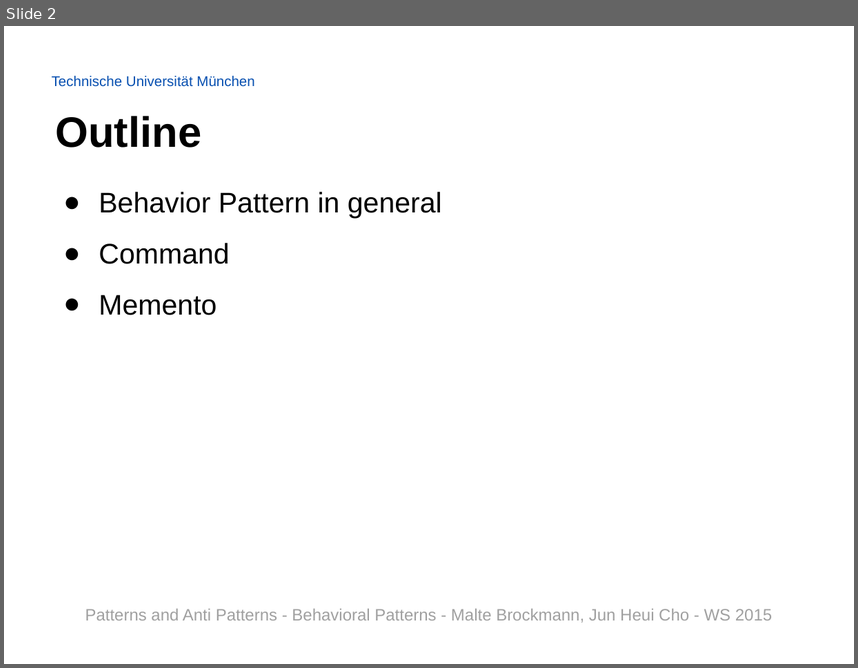
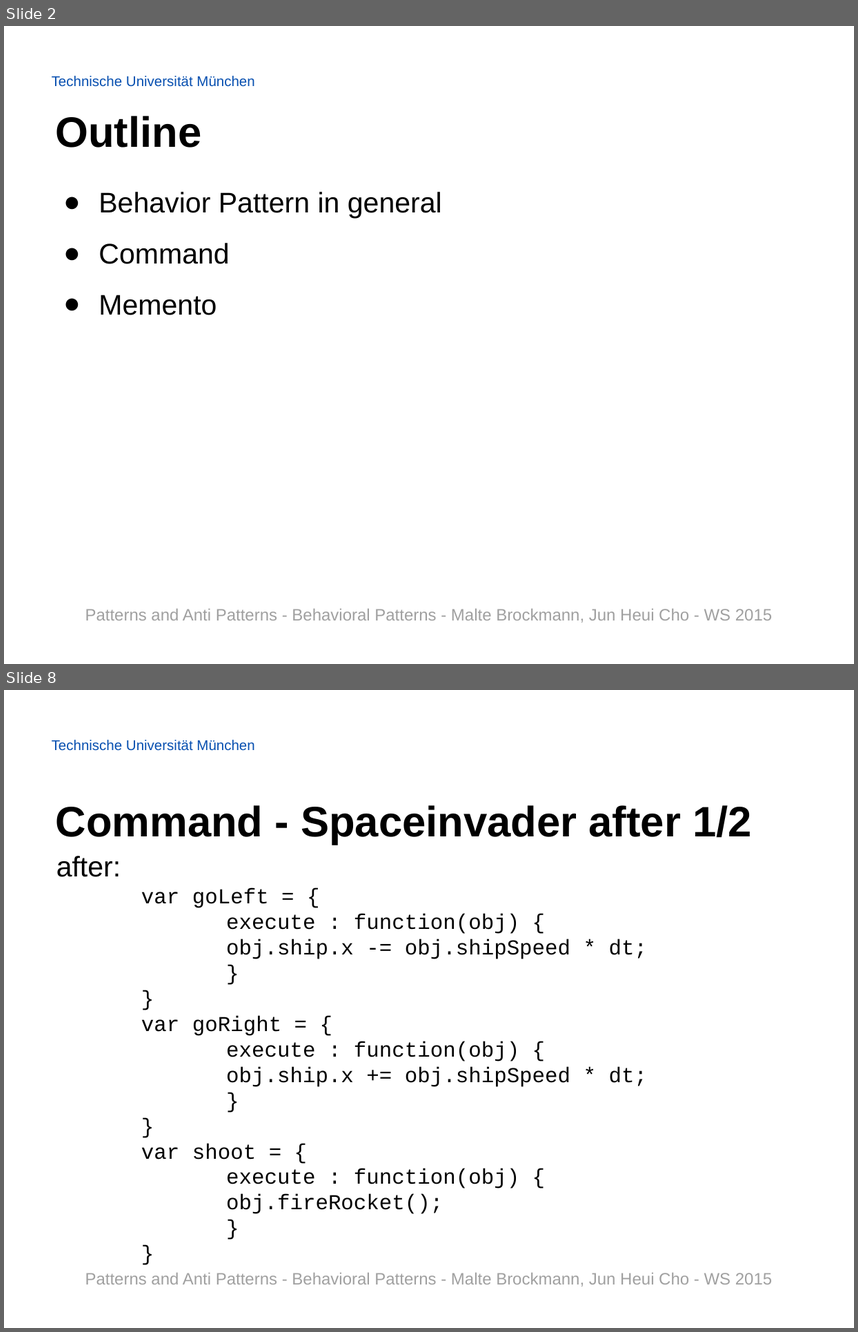
Before and after one commit to Painted6/Behavioral-design-patterns, a slide deck: Behavioral Patterns - JS Patterns and Anti Patterns.pptx. Shown one above the other, each under a label of ours: slide 2 before the commit, slides 2 and 8 after it; the slides between them are not shown. The pictures are 858x668 and 858x1332 pixels, drawn with LibreOffice and Linux fonts; fonts in the diff are those of the drawing; background and template pictures are left out. Boxes give left, top, right and bottom in pixels: in the first picture for what was removed or moved away, otherwise in the second. Text is boxed around its words. In the diff, an @@ line names an element or a change of style, - is before the commit and + after.

Commit message:
added slides for command and memento pattern & for the spaceinvader game. (sources are on the last slide)

```diff
--- a/Behavioral Patterns - JS Patterns and Anti Patterns.pptx
+++ b/Behavioral Patterns - JS Patterns and Anti Patterns.pptx
@@ slide 8 added at [4,690,854,1328], background picture (left out); not listed: 1 template element that a slide beside it also shows @@
@@ title added at [56,805,752,845], 36 pt, text #000000, bold @@
+Command - Spaceinvader after 1/2
@@ text added at [56,856,647,1214], 18 pt, text #000000 @@
+after:
+var goLeft = {
+execute : function(obj) {
+obj.ship.x -= obj.shipSpeed * dt;
+}
+}
+var goRight = {
+execute : function(obj) {
+obj.ship.x += obj.shipSpeed * dt;
+}
+}
+var shoot = {
+execute : function(obj) {
+obj.fireRocket();
+}
+}
@@ text added at [85,1272,772,1286], 14 pt, text #A0A0A0 @@
+Patterns and Anti Patterns - Behavioral Patterns - Malte Brockmann, Jun Heui Cho - WS 2015
```
Also in this commit, not shown: 3 slides changed, 9 other slides added.
